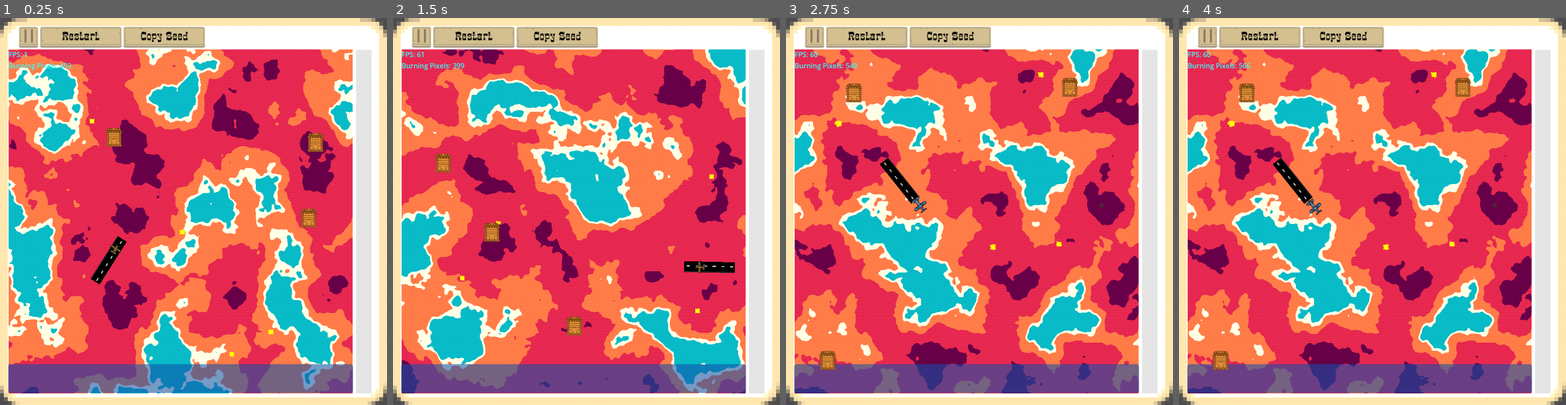
Above: before the commit, frames 1-4 (left to right).
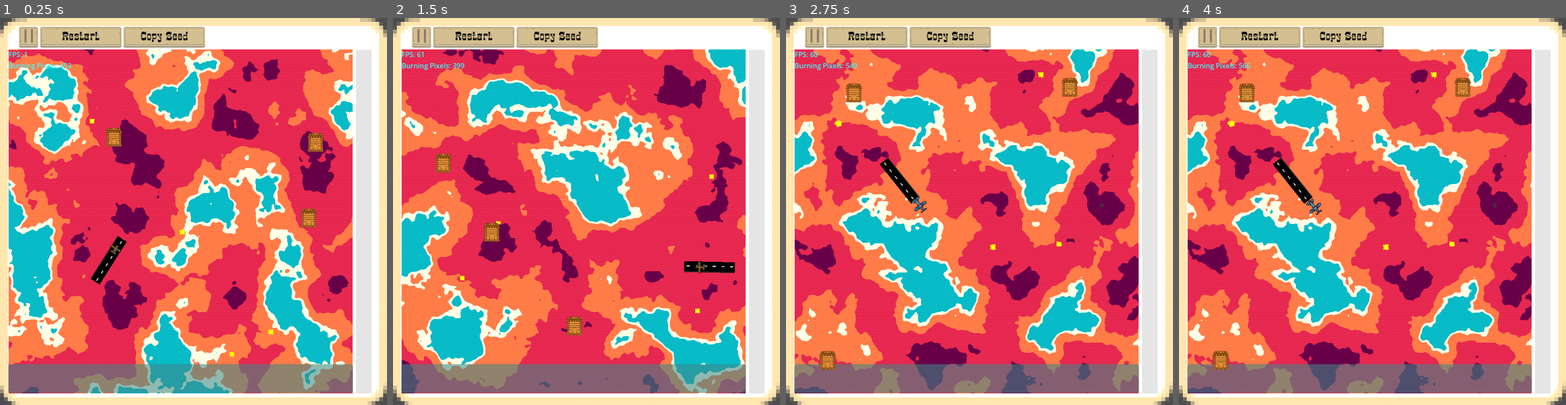
Above: after the commit, the same moments.

Repository: Levartar/2025-Brackeys-Game-Jam
Game: Godot game, scene res://scenes/game.tscn
Same seed, same stepped clock (60 frames per second), same inputs: the game is played once before the commit and once after it.
Inputs:
- Up to frame 1 (0.25 s): no input
- Up to frame 2 (1.5 s): click "Restart" at 0.5 s; click "Restart" at 1.25 s
- Up to frame 3 (2.75 s): click "Restart" at 2 s
- Up to frame 4 (4 s): click "||" at 2.75 s; click "Copy Seed" at 3.5 s

The runs differ from the first frame. In frame 1, 6.6% of the frame differs, in the area x 2-92%, y 89-97%; in frame 2, 6.6%; in frame 3, 6.5%; in frame 4, 6.5%.

Commit message:
updated water tank progress bar

Diff:
--- a/scenes/water_tank.tscn
+++ b/scenes/water_tank.tscn
@@ -1,7 +1,8 @@
 [gd_scene format=3 uid="uid://bf2286e5xurbi"]
 
 [node name="WaterTank" type="ProgressBar"]
-modulate = Color(0.091039605, 0.43439656, 0.9338191, 1)
+modulate = Color(0.3372549, 0.7372549, 0.74509805, 1)
+z_index = 1
 offset_right = 4.0
 offset_bottom = 27.0
 value = 100.0
